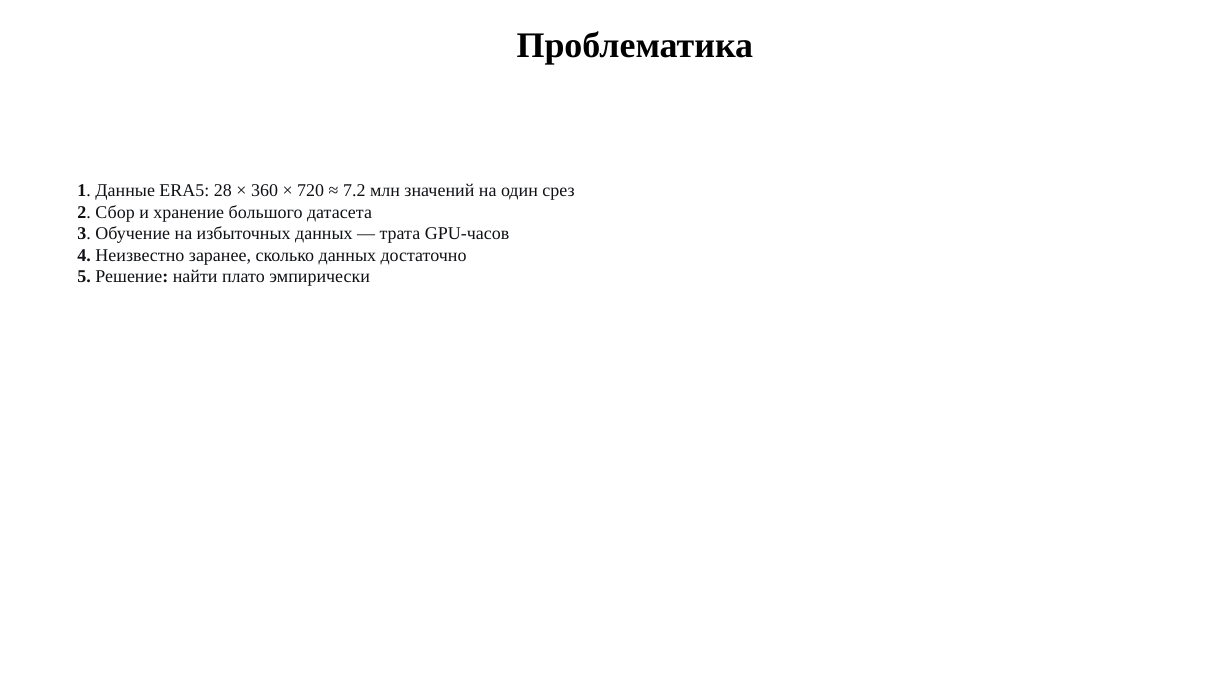
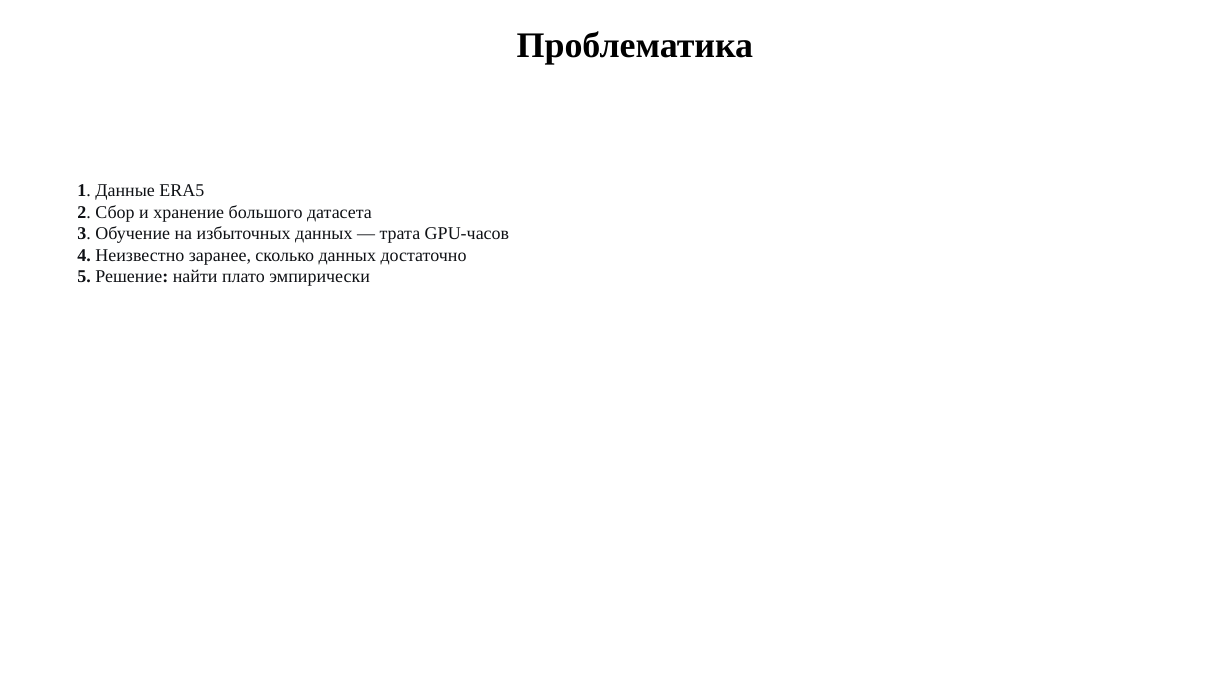
Before and after one commit to Piatnica13/nuclear_hack_AIRI, a slide deck: slide 3 of Описание работы алгоритма.pptx. Drawn at 1232x693 pixels with LibreOffice and Linux fonts; fonts in the diff are those of the drawing; background and template pictures are left out. Boxes give left, top, right and bottom in pixels: in the first picture for what was removed or moved away, otherwise in the second. Text is boxed around its words. In the diff, an @@ line names an element or a change of style, - is before the commit and + after.

```diff
--- a/Описание работы алгоритма.pptx
+++ b/Описание работы алгоритма.pptx
@@ text at [77, 184, 204, 200]: text changed @@
-1. Данные ERA5: 28 × 360 × 720 ≈ 7.2 млн значений на один срез
+1. Данные ERA5
```
Also in this commit, not shown: 2 other slides changed, 15 other files.
